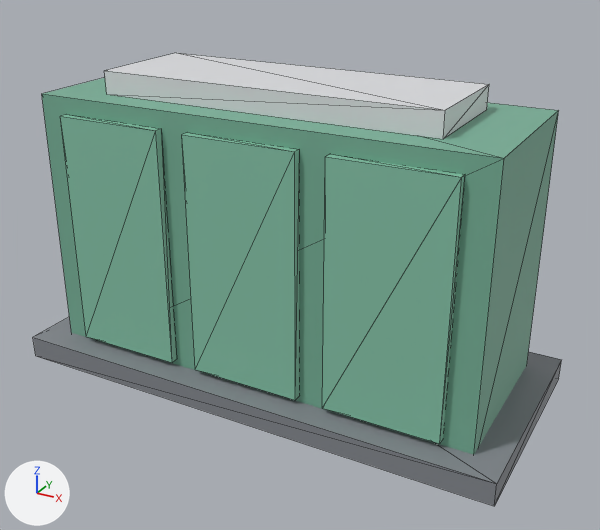
The glTF model frontend/public/models/battery.glb: old version first, new version second.
Both versions are drawn from a 50 mm camera at (6.68, -11.79, 8.02) aimed at (0.33, -0.24, 2.25). The lights are fixed; the arrows at lower left show +X, +Y and +Z. The picture after the commit comes second. Mesh edges are drawn as thin lines. Where no turn or scale is listed for an object, it has been applied to the vertices.

In view in the first picture: 'battery_part_0', 'battery_part_1', 'battery_part_2', 'battery_part_3', 'battery_part_4', 'battery_part_5'.
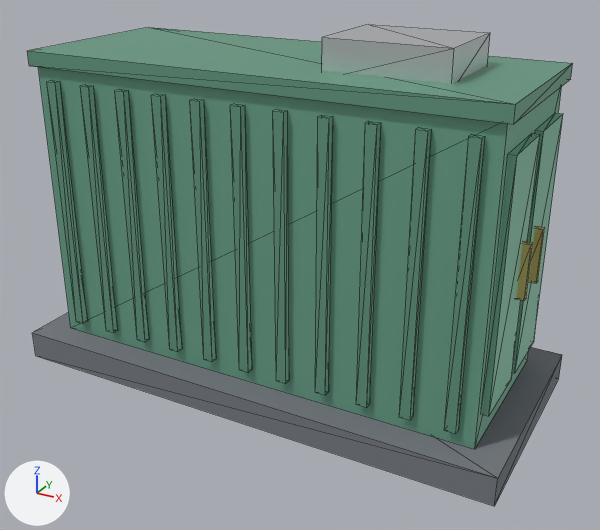
The change, as a diff of the scene's bpy script:
```diff
--- a/frontend/public/models/battery.glb.py
+++ b/frontend/public/models/battery.glb.py
@@ me_battery_part_0 @@
-me_battery_part_0.from_pydata(...)  # 8 vertices, 12 faces; spans x -4.0..4.0, y -1.5..1.5, z 0.0..5.0
-me_battery_part_0.materials.append(mat_defaultmaterial)
+me_battery_part_0.from_pydata(...)  # 8 vertices, 12 faces; spans x -4.0..4.0, y -1.5..1.5, z 0.5..5.5
+# me_battery_part_0 part 3: the whole mesh is moved by (0.0, 0.0, 0.5)
+# me_battery_part_0 part 4: vertex colours changed
+me_battery_part_0.materials.append(mat_container)  # green #77b097
@@ me_battery_part_1 @@
-me_battery_part_1.from_pydata(...)  # 8 vertices, 12 faces; spans x -4.5..4.5, y -2.0..2.0, z 0.0..0.4
-me_battery_part_1.materials.append(mat_defaultmaterial_001)
+me_battery_part_1.from_pydata(...)  # 8 vertices, 12 faces; spans x -4.5..4.5, y -2.0..2.0, z 0.0..0.5
+# me_battery_part_1 part 1: the whole mesh is scaled about the mesh origin by (1, 1, 1.25)
+# me_battery_part_1 part 2: vertex colours changed
+me_battery_part_1.materials.append(mat_pad)  # grey #7c8086
@@ ob_battery_part_2 @@
-ob_battery_part_2 = bpy.data.objects.new('battery_part_2', me_battery_part_2)
@@ ob_battery_part_3 @@
-ob_battery_part_3 = bpy.data.objects.new('battery_part_3', me_battery_part_3)
@@ ob_battery_part_4 @@
-ob_battery_part_4 = bpy.data.objects.new('battery_part_4', me_battery_part_4)
@@ ob_battery_part_5 @@
-ob_battery_part_5 = bpy.data.objects.new('battery_part_5', me_battery_part_5)
@@ ob_exhaust @@
+ob_exhaust = bpy.data.objects.new('exhaust', me_exhaust)  # a box spanning x 1.0..3.0, y -0.8..0.8, z 5.6..6.2; in mat_vent (white #e3e5e8)
+ob_exhaust.location = (0.0, 0.0, 0.0)
@@ ob_handle_2 @@
+ob_handle_2 = bpy.data.objects.new('handle_2', me_handle_2)  # a box spanning x 4.03..4.23, y -0.4..-0.3, z 2.55..3.45; in mat_terminal (yellow #edd083)
+ob_handle_2.location = (0.0, 0.0, 0.0)
@@ ob_handle @@
+ob_handle = bpy.data.objects.new('handle', me_handle)  # a box spanning x 4.03..4.23, y 0.3..0.4, z 2.55..3.45; in mat_terminal (yellow #edd083)
+ob_handle.location = (0.0, 0.0, 0.0)
@@ ob_door_2 @@
+ob_door_2 = bpy.data.objects.new('door_2', me_door_2)  # a box spanning x 3.99..4.11, y -1.3..-0.1, z 1.0..5.0; in mat_door (green #85c2a7)
+ob_door_2.location = (0.0, 0.0, 0.0)
@@ ob_door @@
+ob_door = bpy.data.objects.new('door', me_door)  # a box spanning x 3.99..4.11, y 0.1..1.3, z 1.0..5.0; in mat_door (green #85c2a7)
+ob_door.location = (0.0, 0.0, 0.0)
@@ ob_roof @@
+ob_roof = bpy.data.objects.new('roof', me_roof)  # a box spanning x -4.1..4.1, y -1.6..1.6, z 5.48..5.72; in mat_rib (green #6ea58c)
+ob_roof.location = (0.0, 0.0, 0.0)
@@ ob_rib_21 @@
+ob_rib_21 = bpy.data.objects.new('rib_21', me_rib_21)  # a box spanning x 3.55..3.73, y -1.61..-1.49, z 0.75..5.25; in mat_rib (green #6ea58c)
+ob_rib_21.location = (0.0, 0.0, 0.0)
@@ ob_rib_19 @@
+ob_rib_19 = bpy.data.objects.new('rib_19', me_rib_19)  # a box spanning x 2.82..3.0, y -1.61..-1.49, z 0.75..5.25; in mat_rib (green #6ea58c)
+ob_rib_19.location = (0.0, 0.0, 0.0)
@@ ob_rib_17 @@
+ob_rib_17 = bpy.data.objects.new('rib_17', me_rib_17)  # a box spanning x 2.09..2.27, y -1.61..-1.49, z 0.75..5.25; in mat_rib (green #6ea58c)
+ob_rib_17.location = (0.0, 0.0, 0.0)
@@ ob_rib_15 @@
+ob_rib_15 = bpy.data.objects.new('rib_15', me_rib_15)  # a box spanning x 1.36..1.54, y -1.61..-1.49, z 0.75..5.25; in mat_rib (green #6ea58c)
+ob_rib_15.location = (0.0, 0.0, 0.0)
@@ ob_rib_13 @@
+ob_rib_13 = bpy.data.objects.new('rib_13', me_rib_13)  # a box spanning x 0.64..0.82, y -1.61..-1.49, z 0.75..5.25; in mat_rib (green #6ea58c)
+ob_rib_13.location = (0.0, 0.0, 0.0)
@@ ob_rib_11 @@
+ob_rib_11 = bpy.data.objects.new('rib_11', me_rib_11)  # a box spanning x -0.09..0.09, y -1.61..-1.49, z 0.75..5.25; in mat_rib (green #6ea58c)
+ob_rib_11.location = (0.0, 0.0, 0.0)
@@ ob_rib_9 @@
+ob_rib_9 = bpy.data.objects.new('rib_9', me_rib_9)  # a box spanning x -0.82..-0.64, y -1.61..-1.49, z 0.75..5.25; in mat_rib (green #6ea58c)
+ob_rib_9.location = (0.0, 0.0, 0.0)
@@ ob_rib_7 @@
+ob_rib_7 = bpy.data.objects.new('rib_7', me_rib_7)  # a box spanning x -1.54..-1.36, y -1.61..-1.49, z 0.75..5.25; in mat_rib (green #6ea58c)
+ob_rib_7.location = (0.0, 0.0, 0.0)
@@ ob_rib_5 @@
+ob_rib_5 = bpy.data.objects.new('rib_5', me_rib_5)  # a box spanning x -2.27..-2.09, y -1.61..-1.49, z 0.75..5.25; in mat_rib (green #6ea58c)
+ob_rib_5.location = (0.0, 0.0, 0.0)
@@ ob_rib_3 @@
+ob_rib_3 = bpy.data.objects.new('rib_3', me_rib_3)  # a box spanning x -3.0..-2.82, y -1.61..-1.49, z 0.75..5.25; in mat_rib (green #6ea58c)
+ob_rib_3.location = (0.0, 0.0, 0.0)
@@ ob_rib @@
+ob_rib = bpy.data.objects.new('rib', me_rib)  # a box spanning x -3.73..-3.55, y -1.61..-1.49, z 0.75..5.25; in mat_rib (green #6ea58c)
+ob_rib.location = (0.0, 0.0, 0.0)
```

Pixel boxes (x1, y1, x2, y2) of what changed, in the pictures (600 x 530 px; the box of a moved part takes in the faces that stretch with it):
'battery_part_0', recoloured, moved: before (42, 78, 559, 455); after (38, 67, 562, 449)
'battery_part_4', deleted (green): before (322, 154, 465, 444)
'battery_part_3', deleted (green): before (182, 133, 299, 400)
'battery_part_1', rescaled: before (33, 317, 561, 506); after (32, 312, 562, 506)
'roof', added (green): after (27, 27, 573, 124)
'battery_part_2', deleted (green): before (60, 115, 176, 363)
'battery_part_5', deleted: before (104, 53, 489, 139)
'exhaust', added: after (322, 24, 490, 84)
'door_2', added (green): after (482, 133, 540, 416)
'rib_21', added (green): after (444, 134, 485, 434)
'rib_19', added (green): after (399, 128, 431, 420)
'rib_17', added (green): after (356, 121, 381, 407)
'rib_15', added (green): after (315, 115, 333, 395)
'door', added (green): after (512, 113, 563, 373)
'rib_13', added (green): after (273, 110, 289, 384)
'rib_11', added (green): after (230, 104, 252, 372)
'rib_9', added (green): after (190, 99, 216, 362)
'rib_7', added (green): after (152, 94, 182, 352)
'rib_5', added (green): after (115, 89, 149, 342)
'rib_3', added (green): after (80, 85, 117, 333)
'rib', added (green): after (47, 81, 87, 324)
'handle_2', added (yellow): after (516, 241, 533, 301)
'handle', added (yellow): after (529, 226, 545, 283)
part 1 of me_battery_part_1, moved or reshaped: before (33, 317, 561, 503); after (32, 312, 562, 503)
part 3 of me_battery_part_0, moved or reshaped: before (42, 78, 559, 455); after (38, 67, 562, 449)
